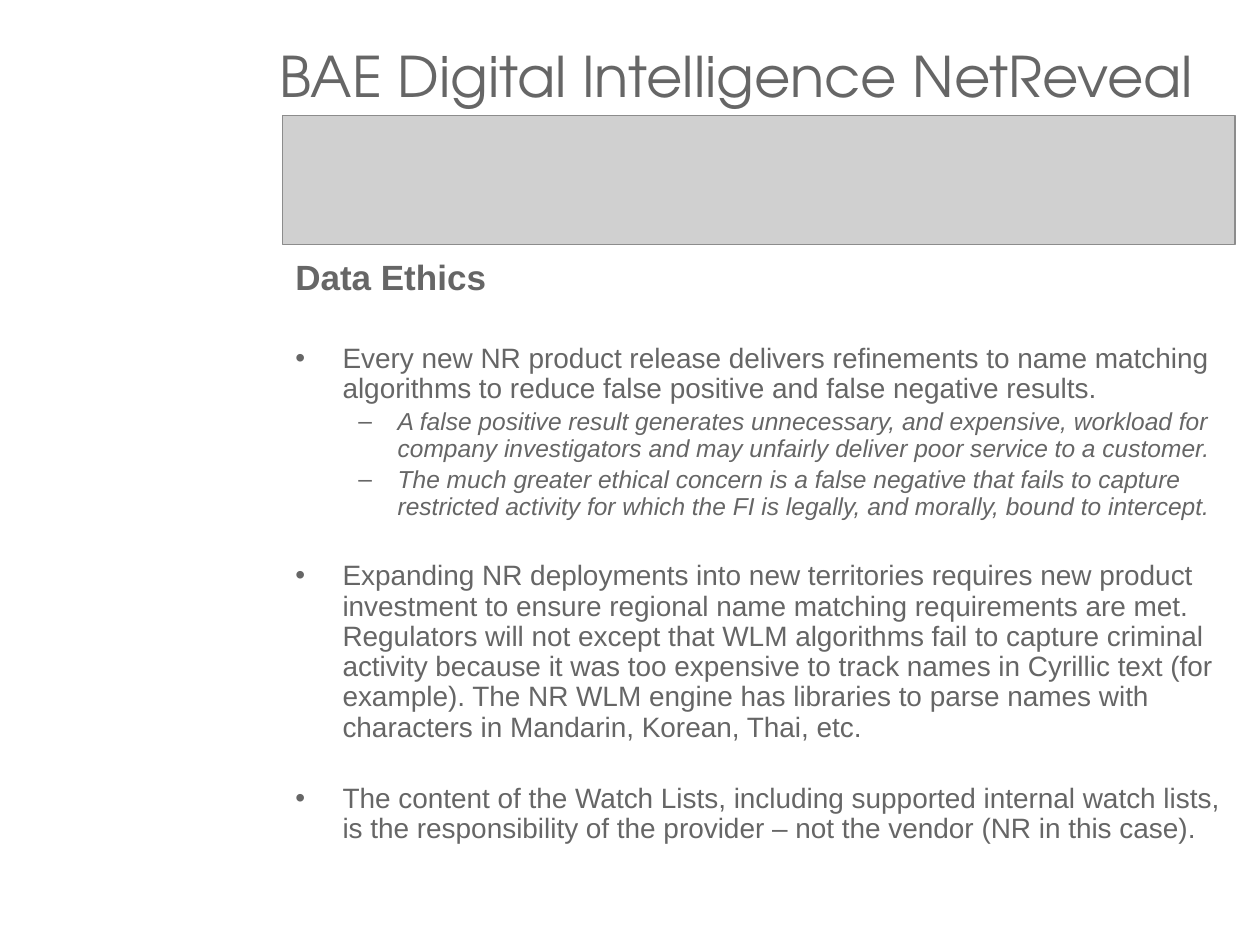
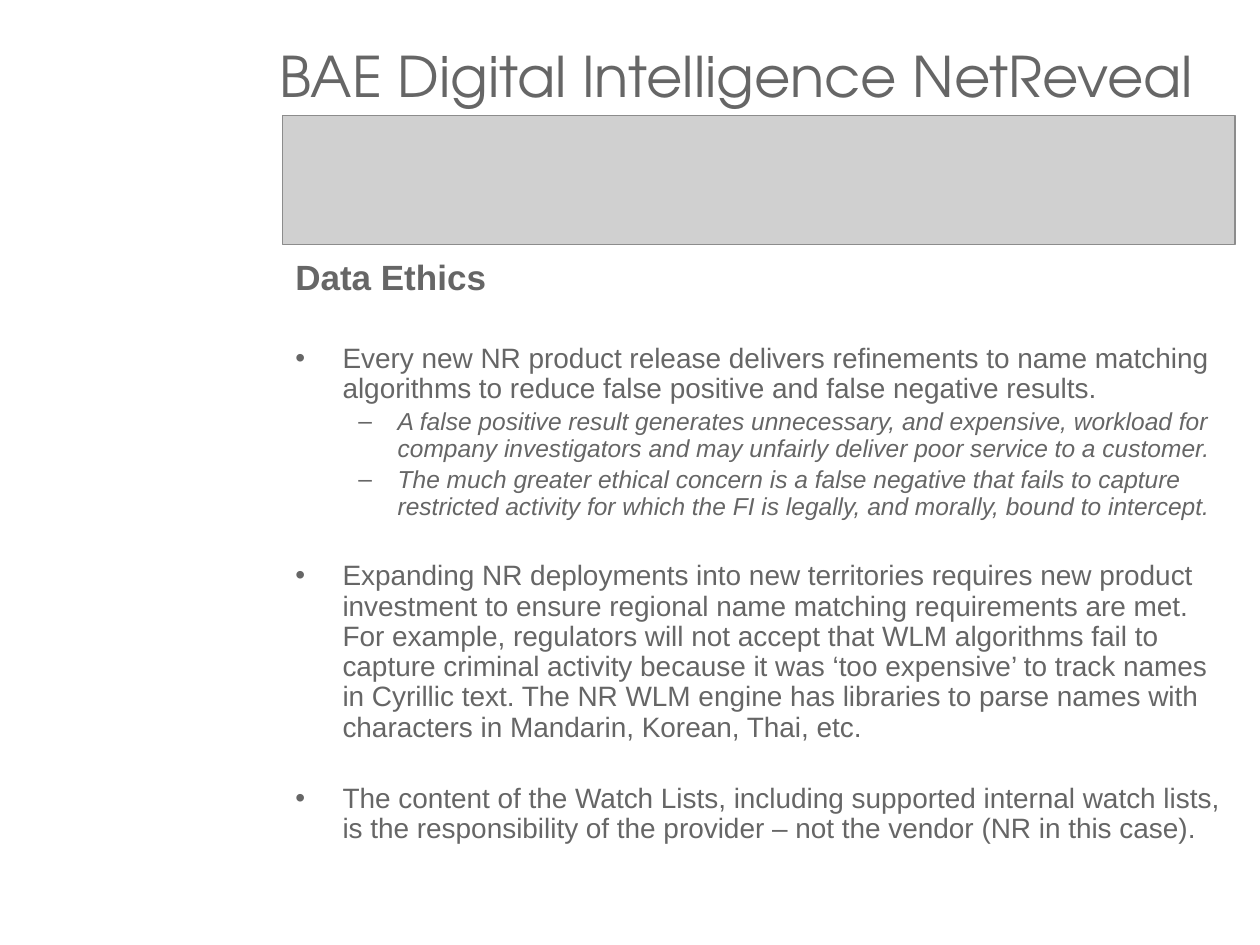
Before and after one commit to JackDaedalus/DataMgmtCA1, a slide deck: slide 14 of PPT_CA1/Data Management - CA1 - AML WLM Ethics - Student Ciaran Finnegan d21124026 v1-4 240222.pptx. Drawn at 1260x945 pixels with LibreOffice and Linux fonts; fonts in the diff are those of the drawing; grey boxes stand for pictures; background and template pictures are left out. Boxes give left, top, right and bottom in pixels: in the first picture for what was removed or moved away, otherwise in the second. Text is boxed around its words. In the diff, an @@ line names an element or a change of style, - is before the commit and + after.

```diff
--- a/PPT_CA1/Data Management - CA1 - AML WLM Ethics - Student Ciaran Finnegan d21124026 v1-4 240222.pptx
+++ b/PPT_CA1/Data Management - CA1 - AML WLM Ethics - Student Ciaran Finnegan d21124026 v1-4 240222.pptx
@@ text at box(343, 564, 1207, 741): text changed @@
-• Expanding NR deployments into new territories requires new product investment to ensure regional name matching requirements are met. Regulators will not except that WLM algorithms fail to capture criminal activity because it was too expensive to track names in Cyrillic text (for example). The NR WLM engine has libraries to parse names with characters in Mandarin, Korean, Thai, etc.
+• Expanding NR deployments into new territories requires new product investment to ensure regional name matching requirements are met. For example, regulators will not accept that WLM algorithms fail to capture criminal activity because it was ‘too expensive’ to track names in Cyrillic text. The NR WLM engine has libraries to parse names with characters in Mandarin, Korean, Thai, etc.
```
Also in this commit, not shown: 6 other slides changed.
